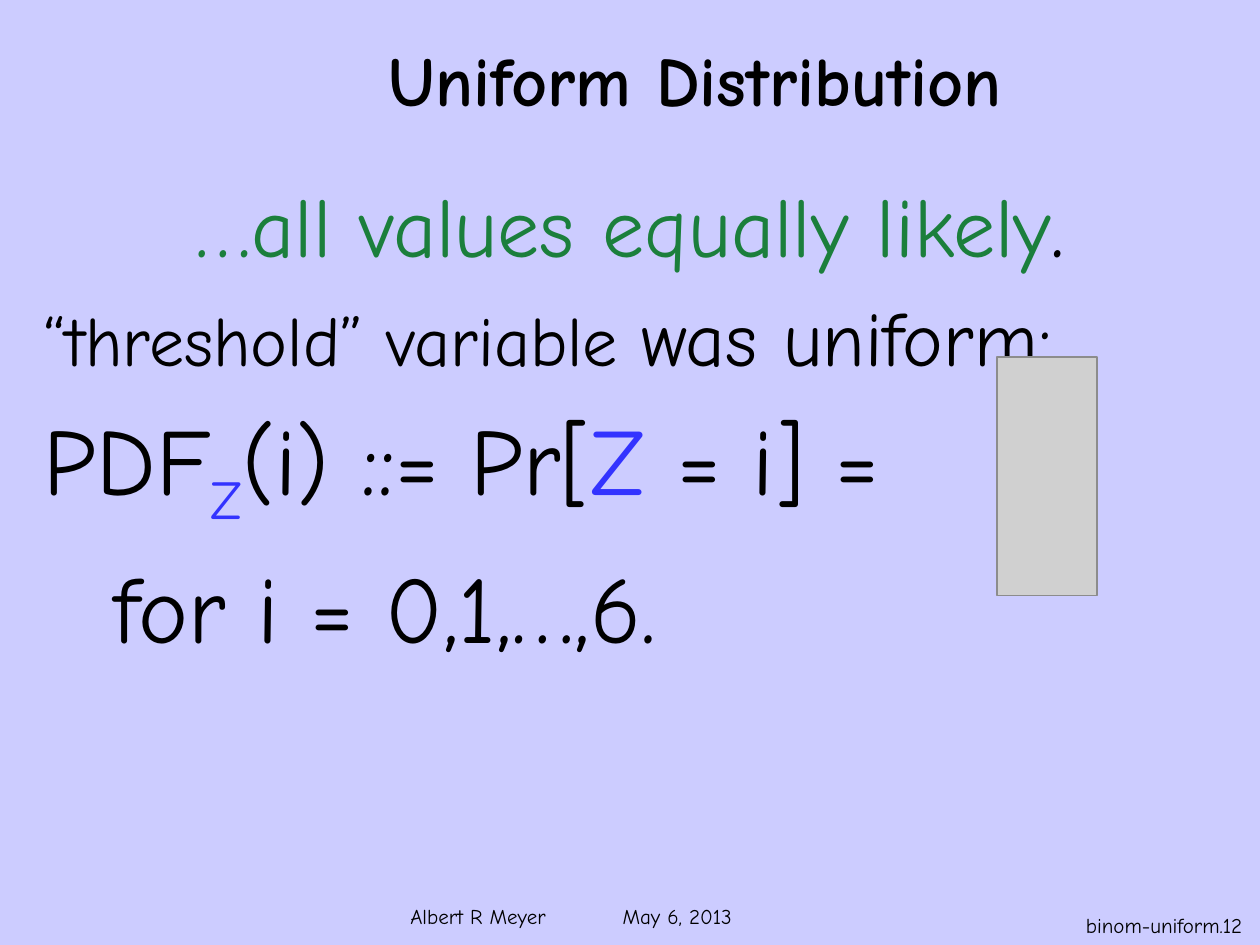
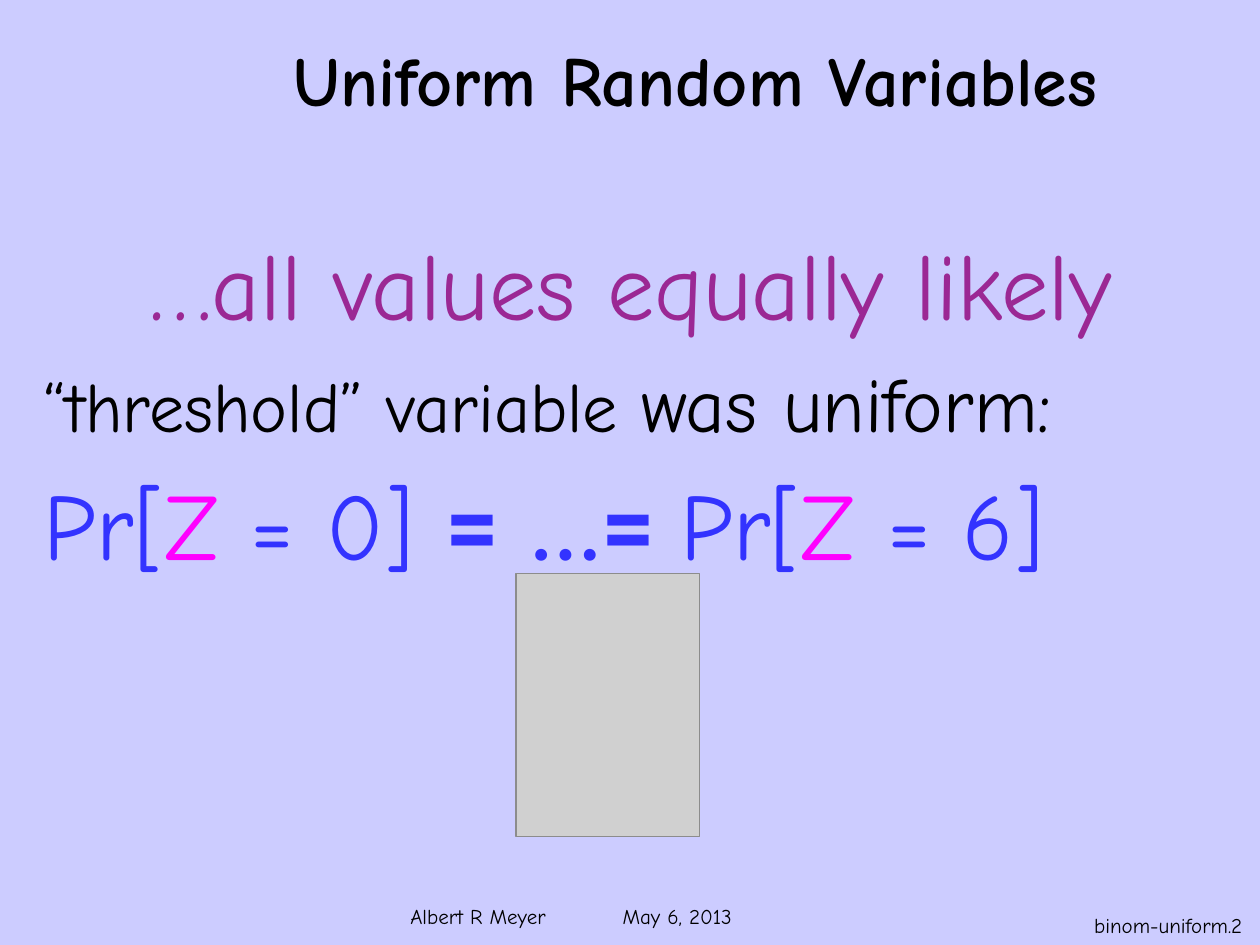
Before and after one commit to armeyer/mcs_web, a slide deck: slide 2 of spring13/slides13/ranvar-binomial.pptx (slide 12 before the commit). Drawn at 1260x945 pixels with LibreOffice and Linux fonts; fonts in the diff are those of the drawing; grey boxes stand for pictures; background and template pictures are left out. Boxes give left, top, right and bottom in pixels: in the first picture for what was removed or moved away, otherwise in the second. Text is boxed around its words. In the diff, an @@ line names an element or a change of style, - is before the commit and + after.

```diff
--- a/spring13/slides13/ranvar-binomial.pptx
+++ b/spring13/slides13/ranvar-binomial.pptx
@@ title at (293,58,1097,107): text changed @@
-Uniform Distribution
+Uniform Random Variables
@@ text "…all values equally likely": place and size @@
-text "…all values equally likely" at (44,200,1064,652)
+text "…all values equally likely" at (44,255,1112,590)
@@ text at (149,255,1112,339): text changed; size 48 to 54 pt; text colour #1B7F3C to #9B2894 @@
-…all values equally likely.
+…all values equally likely
@@ picture removed at (997,357,1096,595) @@
@@ text at (44,485,1043,590): text changed; text colour #000000 to #3333FF @@
-PDFZ(i) ::= Pr[Z = i] =
-for i = 0,1,…,6.
+Pr[Z = 0] = …= Pr[Z = 6]
@@ picture added at (517,573,701,837) @@
@@ page number at (1094,918,1242,933): text changed @@
-binom-uniform.12
+binom-uniform.2
```
Also in this commit, not shown: 5 other slides changed, 1 slide added, 3 slides removed.
